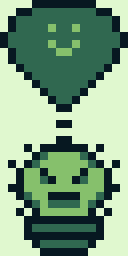
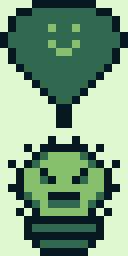
Two versions of the same layered image (128 × 256). Layer-by-layer changes:
painted on "Background" over [48, 112, 80, 144]
